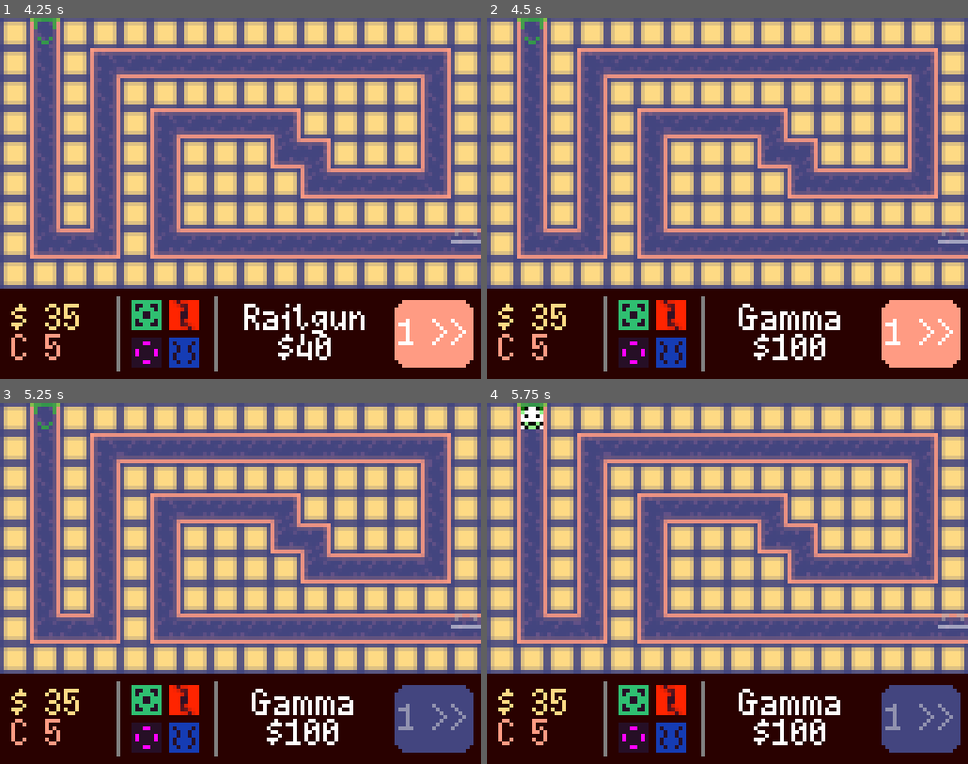
Above: before the commit, frames 1-4 (two rows, left to right).
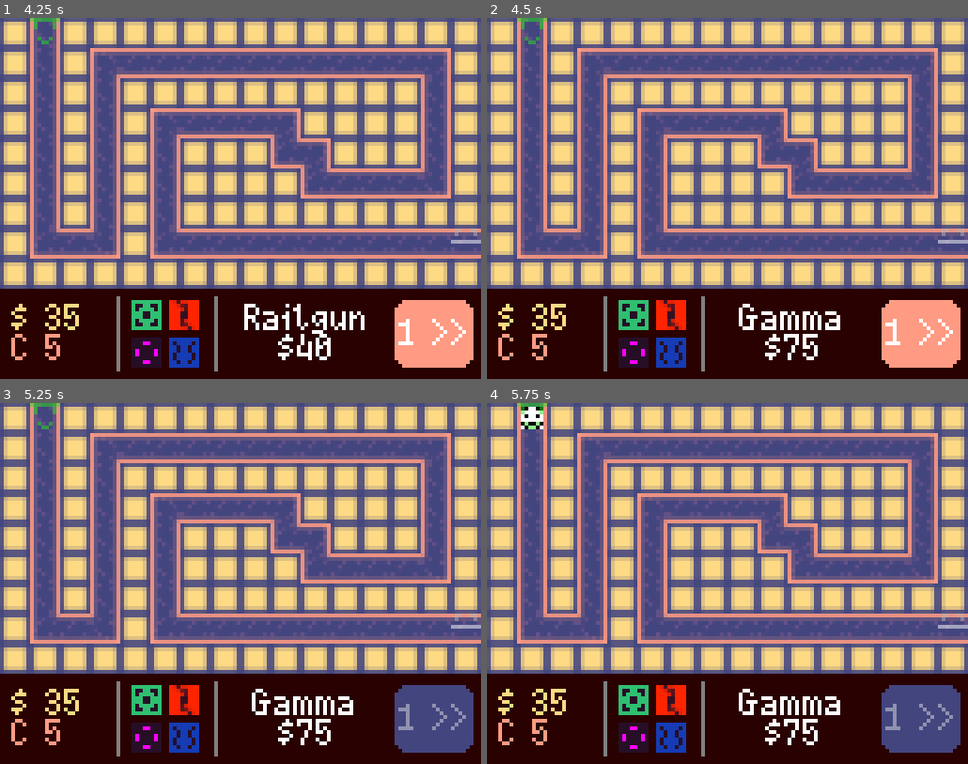
Above: after the commit, the same moments.

Repository: VernalUmbrella/spotkeeper-td
Game: Godot game, scene res://ui/title_screen/title_screen.tscn
Same seed, same stepped clock (60 frames per second), same inputs: the game is played once before the commit and once after it.
Inputs (mouse positions are in pixels of both pictures, inside the frame that each line leads up to):
- Up to frame 1 (4.25 s): click "INSERT COIN" at 0.5 s; click "START" at 1.25 s; click (144, 314) at 2 s; click (182, 314) at 2.75 s; click (144, 353) at 3.5 s
- Up to frame 2 (4.5 s): click (669, 353) at 4.25 s
- Up to frame 3 (5.25 s): click "1 >>" at 5 s
- Up to frame 4 (5.75 s): no input

Frame 1 is identical in both runs. In frame 2, 0.6% of the frame differs, in the area x 55-71%, y 87-95%; in frame 3, 0.6%; in frame 4, 0.6%.

Commit message:
Make balancing changes to waves

Diff:
--- a/game_objects/enemies/enemy_path.gd
+++ b/game_objects/enemies/enemy_path.gd
@@ -40,7 +40,7 @@
 	active = false
 	game_stats.current_wave += 1
 	Events.wave_ended.emit()
-	if game_stats.current_wave >= game_stats.wave_sequence.size():
+	if game_stats.current_wave >= game_stats.wave_sequence.size() and game_stats.lives_left > 0:
 		Events.game_won.emit()
 
 func _on_spawn_timer_timeout() -> void:
--- a/game_objects/enemies/slongler.tres
+++ b/game_objects/enemies/slongler.tres
@@ -8,4 +8,4 @@
 texture = ExtResource("2_c4tgc")
 max_health = 6.0
 speed = 24.0
-loot = 2
+loot = 3
--- a/game_objects/enemies/slouch.tres
+++ b/game_objects/enemies/slouch.tres
@@ -8,4 +8,4 @@
 texture = ExtResource("2_vs35k")
 max_health = 24.0
 speed = 16.0
-loot = 5
+loot = 6
--- a/game_objects/enemies/swiff.tres
+++ b/game_objects/enemies/swiff.tres
@@ -8,4 +8,4 @@
 texture = ExtResource("2_56j1o")
 max_health = 2.0
 speed = 48.0
-loot = 1
+loot = 2
--- a/game_objects/towers/gamma/gamma_tower.tres
+++ b/game_objects/towers/gamma/gamma_tower.tres
@@ -71,8 +71,8 @@
 sprite_frames = SubResource("SpriteFrames_7uo5f")
 attack_color = Color(1, 0, 0, 1)
 name = "Gamma"
-cost = 100
-damage = 5.0
+cost = 75
+damage = 3.5
 attacks_per_second = 0.0
 attack_range = 3.0
 max_targets = 2
--- a/game_objects/towers/laser/laser_tower.tres
+++ b/game_objects/towers/laser/laser_tower.tres
@@ -12,7 +12,7 @@
 attack_color = Color(0, 1, 1, 1)
 name = "Laser"
 cost = 10
-damage = 1.5
+damage = 1.3
 attacks_per_second = 0.0
 attack_range = 2.0
 max_targets = 1
--- a/game_objects/waves/wave1.tres
+++ b/game_objects/waves/wave1.tres
@@ -1,12 +1,12 @@
 [gd_resource type="Resource" script_class="Wave" load_steps=3 format=3 uid="uid://3fobcdff3ups"]
 
-[ext_resource type="Resource" uid="uid://bjde6jc5yq582" path="res://game_objects/enemies/swiff.tres" id="1_2v7xq"]
+[ext_resource type="Resource" uid="uid://b3pgmwuffahgr" path="res://game_objects/enemies/slongler.tres" id="1_oa4gg"]
 [ext_resource type="Script" path="res://game_objects/waves/wave.gd" id="2_ukq4l"]
 
 [resource]
 script = ExtResource("2_ukq4l")
-enemy_stats = ExtResource("1_2v7xq")
-count = 40
+enemy_stats = ExtResource("1_oa4gg")
+count = 20
 spawn_interval = 0.3
 health_multiplier = 1.0
 speed_multiplier = 1.0
--- a/game_objects/waves/wave2.tres
+++ b/game_objects/waves/wave2.tres
@@ -7,6 +7,6 @@
 script = ExtResource("2_nlwbd")
 enemy_stats = ExtResource("1_60n0h")
 count = 15
-spawn_interval = 1.5
+spawn_interval = 1.0
 health_multiplier = 1.0
 speed_multiplier = 1.0
--- a/game_objects/waves/wave3.tres
+++ b/game_objects/waves/wave3.tres
@@ -1,12 +1,12 @@
 [gd_resource type="Resource" script_class="Wave" load_steps=3 format=3 uid="uid://n4dxwxf2geye"]
 
-[ext_resource type="Resource" uid="uid://b3pgmwuffahgr" path="res://game_objects/enemies/slongler.tres" id="1_1ahru"]
+[ext_resource type="Resource" uid="uid://bjde6jc5yq582" path="res://game_objects/enemies/swiff.tres" id="1_2aw6n"]
 [ext_resource type="Script" path="res://game_objects/waves/wave.gd" id="2_27u35"]
 
 [resource]
 script = ExtResource("2_27u35")
-enemy_stats = ExtResource("1_1ahru")
+enemy_stats = ExtResource("1_2aw6n")
 count = 40
-spawn_interval = 0.5
-health_multiplier = 10.0
-speed_multiplier = 1.0
+spawn_interval = 0.3
+health_multiplier = 2.0
+speed_multiplier = 1.5
--- /dev/null
+++ b/game_objects/waves/wave4.tres
@@ -0,0 +1,12 @@
+[gd_resource type="Resource" script_class="Wave" load_steps=3 format=3 uid="uid://cxiaxu3on3pk1"]
+
+[ext_resource type="Resource" uid="uid://b38405e356dbn" path="res://game_objects/enemies/slouch.tres" id="1_x1m42"]
+[ext_resource type="Script" path="res://game_objects/waves/wave.gd" id="2_6btij"]
+
+[resource]
+script = ExtResource("2_6btij")
+enemy_stats = ExtResource("1_x1m42")
+count = 40
+spawn_interval = 0.2
+health_multiplier = 1.0
+speed_multiplier = 1.3
--- a/main/game_stats/easy_stats.tres
+++ b/main/game_stats/easy_stats.tres
@@ -6,10 +6,11 @@
 [ext_resource type="Resource" uid="uid://3fobcdff3ups" path="res://game_objects/waves/wave1.tres" id="4_2wvlc"]
 [ext_resource type="Resource" uid="uid://dhbpgbt42s8xl" path="res://game_objects/waves/wave2.tres" id="5_8yqnb"]
 [ext_resource type="Resource" uid="uid://n4dxwxf2geye" path="res://game_objects/waves/wave3.tres" id="6_yv12e"]
+[ext_resource type="Resource" uid="uid://cxiaxu3on3pk1" path="res://game_objects/waves/wave4.tres" id="7_7fcuv"]
 
 [resource]
 script = ExtResource("1_p0skp")
 money = 65
 lives_left = 15
-wave_sequence = Array[ExtResource("2_xtm5i")]([ExtResource("3_n1130"), ExtResource("4_2wvlc"), ExtResource("5_8yqnb"), ExtResource("6_yv12e")])
+wave_sequence = Array[ExtResource("2_xtm5i")]([ExtResource("3_n1130"), ExtResource("4_2wvlc"), ExtResource("5_8yqnb"), ExtResource("6_yv12e"), ExtResource("7_7fcuv")])
 current_wave = 0
--- a/main/game_stats/hard_stats.tres
+++ b/main/game_stats/hard_stats.tres
@@ -6,10 +6,11 @@
 [ext_resource type="Resource" uid="uid://3fobcdff3ups" path="res://game_objects/waves/wave1.tres" id="4_7r1kl"]
 [ext_resource type="Resource" uid="uid://dhbpgbt42s8xl" path="res://game_objects/waves/wave2.tres" id="5_xc0oe"]
 [ext_resource type="Resource" uid="uid://n4dxwxf2geye" path="res://game_objects/waves/wave3.tres" id="6_oyhsp"]
+[ext_resource type="Resource" uid="uid://cxiaxu3on3pk1" path="res://game_objects/waves/wave4.tres" id="7_ynhlj"]
 
 [resource]
 script = ExtResource("1_0owqq")
 money = 35
 lives_left = 5
-wave_sequence = Array[ExtResource("2_xo4ry")]([ExtResource("3_8kjih"), ExtResource("4_7r1kl"), ExtResource("5_xc0oe"), ExtResource("6_oyhsp")])
+wave_sequence = Array[ExtResource("2_xo4ry")]([ExtResource("3_8kjih"), ExtResource("4_7r1kl"), ExtResource("5_xc0oe"), ExtResource("6_oyhsp"), ExtResource("7_ynhlj")])
 current_wave = 0
--- a/main/game_stats/medium_stats.tres
+++ b/main/game_stats/medium_stats.tres
@@ -6,10 +6,11 @@
 [ext_resource type="Resource" uid="uid://3fobcdff3ups" path="res://game_objects/waves/wave1.tres" id="4_i0sni"]
 [ext_resource type="Resource" uid="uid://dhbpgbt42s8xl" path="res://game_objects/waves/wave2.tres" id="5_elt7w"]
 [ext_resource type="Resource" uid="uid://n4dxwxf2geye" path="res://game_objects/waves/wave3.tres" id="6_nb6e7"]
+[ext_resource type="Resource" uid="uid://cxiaxu3on3pk1" path="res://game_objects/waves/wave4.tres" id="7_7c64u"]
 
 [resource]
 script = ExtResource("1_f6et8")
 money = 50
 lives_left = 10
-wave_sequence = Array[ExtResource("2_tnq72")]([ExtResource("3_nwrqk"), ExtResource("4_i0sni"), ExtResource("5_elt7w"), ExtResource("6_nb6e7")])
+wave_sequence = Array[ExtResource("2_tnq72")]([ExtResource("3_nwrqk"), ExtResource("4_i0sni"), ExtResource("5_elt7w"), ExtResource("6_nb6e7"), ExtResource("7_7c64u")])
 current_wave = 0
--- a/ui/hud/hud.tscn
+++ b/ui/hud/hud.tscn
@@ -102,23 +102,27 @@
 
 [node name="LaserTowerButton" type="TextureButton" parent="MainHUD/HBar/MarginContainer/HBoxContainer/GridContainer"]
 layout_mode = 2
+focus_mode = 0
 script = ExtResource("3_q8wr8")
 tower_stats = ExtResource("4_6f0sp")
 
 [node name="PulseTowerButton" type="TextureButton" parent="MainHUD/HBar/MarginContainer/HBoxContainer/GridContainer"]
 layout_mode = 2
+focus_mode = 0
 texture_normal = ExtResource("3_08eo4")
 script = ExtResource("3_q8wr8")
 tower_stats = ExtResource("5_0vkf1")
 
 [node name="RailgunTowerButton" type="TextureButton" parent="MainHUD/HBar/MarginContainer/HBoxContainer/GridContainer"]
 layout_mode = 2
+focus_mode = 0
 texture_normal = SubResource("GradientTexture2D_q840n")
 script = ExtResource("3_q8wr8")
 tower_stats = ExtResource("6_85qpw")
 
 [node name="GammaTower" type="TextureButton" parent="MainHUD/HBar/MarginContainer/HBoxContainer/GridContainer"]
 layout_mode = 2
+focus_mode = 0
 script = ExtResource("3_q8wr8")
 tower_stats = ExtResource("6_41mfy")
 
Not shown: 1 places in main/game_stats/easy_stats.tres that only renumber resources
Not shown: 1 places in main/game_stats/hard_stats.tres that only renumber resources
Not shown: 1 places in main/game_stats/medium_stats.tres that only renumber resources
